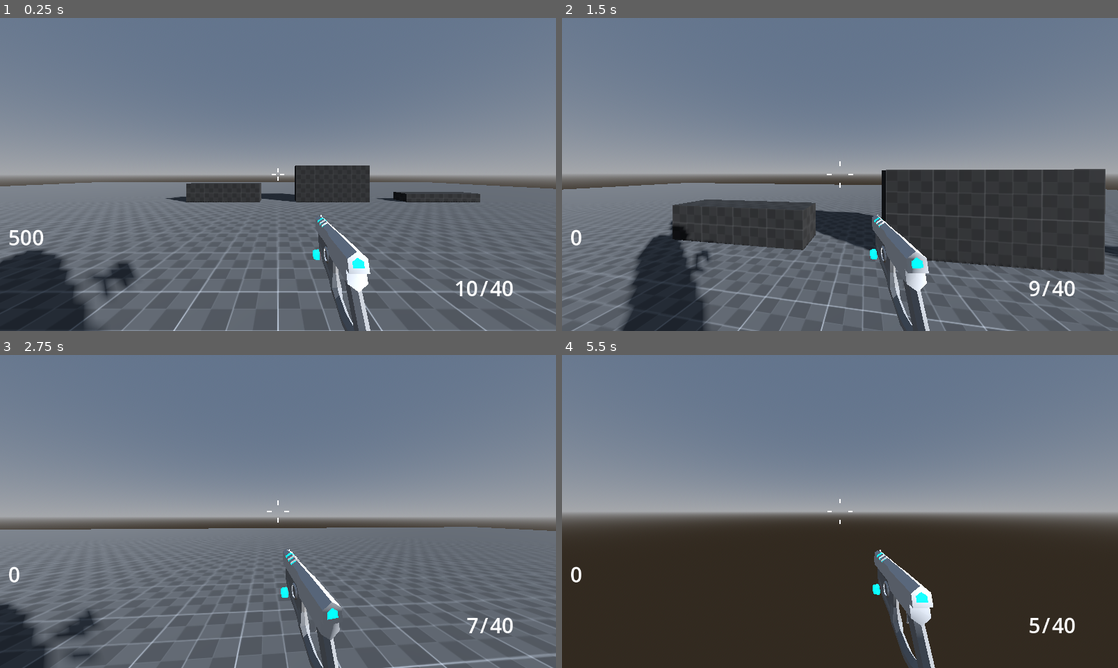
Above: before the commit, frames 1-4 (two rows, left to right).
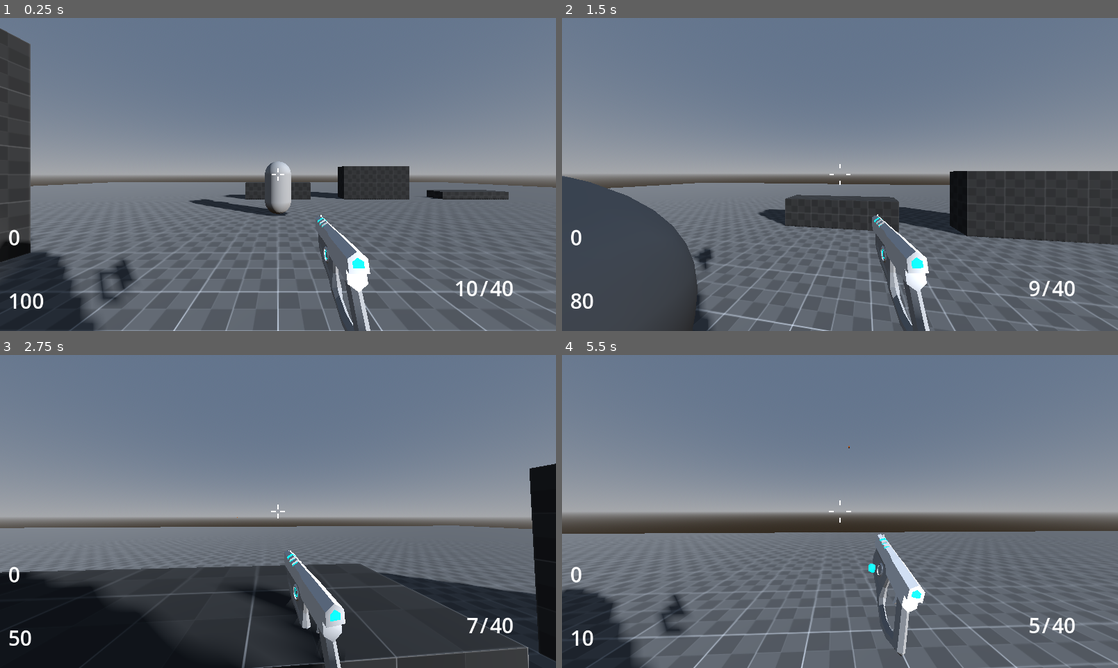
Above: after the commit, the same moments.

Repository: DiscoDragon69/2025s2-fps-Meltedvulture
Game: Godot game, scene res://Levels/dev_level.tscn
The game is run twice, just before and just after one commit, with the same random seed, the same clock (stepped at 60 frames per second) and the same inputs.
Inputs (mouse positions are in pixels of both pictures, inside the frame that each line leads up to):
- Up to frame 1 (0.25 s): no input
- Up to frame 2 (1.5 s): move the mouse to (867, 174) at 0.52 s; press the mouse at (867, 174) at 0.53 s; hold W (forward) from 0.53 s (still down); tap Space (jump) at 0.77 s; move the mouse to (812, 174) at 1.27 s; release the mouse at (812, 174) at 1.28 s; tap Ctrl (crouch) at 1.35 s
- Up to frame 3 (2.75 s): keep holding W (forward); tap Space (jump) at 1.52 s; click (250, 511) at 1.55 s; move the mouse to (289, 505) at 2.02 s; press the mouse at (289, 505) at 2.03 s
- Up to frame 4 (5.5 s): keep holding W (forward); move the mouse to (834, 517) at 2.77 s; release the mouse at (834, 517) at 2.78 s; tap Shift (sprint) at 2.85 s; tap Space (jump) at 3.02, 3.77, 4.52 s; click (834, 517) at 3.05 s; move the mouse to (878, 514) at 3.52 s; hold Mouse wheel down (weaponDown) 3.53-4.28 s; click (878, 514) at 3.8 s; tap R (reload) at 4.15 s; move the mouse to (795, 508) at 4.27 s; tap Mouse wheel up (weaponUp) at 4.35 s; click (795, 508) at 4.55 s; move the mouse to (845, 511) at 5.02 s; press the mouse at (845, 511) at 5.03 s

The runs differ from the first frame. In frame 1, 8.2% of the frame differs, in the area x 0-100%, y 3-100%; in frame 2, 21%; in frame 3, 30%; in frame 4, 40%, in the area x 0-100%, y 29-100%.

Commit message:
Ranged Enemy and vision

Diff:
--- a/Global.gd
+++ b/Global.gd
@@ -2,18 +2,27 @@
 
 
 var player
+var playerPoints = 0:
+	set(value):
+		playerPoints = value
+		updatePoints()
 var playerHealth = 100
-var playerPoints = 0
 var debug
 var weaponManager
 var reserveLabel : Label
 var clipLabel : Label
 var pointsLabel : Label
+var healthLabel: Label
 
 func updateLabels(clipAmmo, reserveAmmo):
 	clipLabel.text = str(clipAmmo)
 	reserveLabel.text = str(reserveAmmo)
+
+func updatePoints():
 	pointsLabel.text = str(playerPoints)
+
+func updateHealth():
+	healthLabel.text = str(playerHealth)
 
 # if status is true, increases the size of the window and scales on-screen elements to window size
 # allows for better viewing on retina (or similar resolution) displays
--- a/Levels/dev_level.tscn
+++ b/Levels/dev_level.tscn
@@ -1,10 +1,11 @@
-[gd_scene load_steps=27 format=3 uid="uid://77ix2dc7fmfd"]
+[gd_scene load_steps=28 format=3 uid="uid://77ix2dc7fmfd"]
 
 [ext_resource type="Material" uid="uid://cipnbx8j3em41" path="res://Materials/Dev material.tres" id="1_7ir5h"]
 [ext_resource type="Material" uid="uid://c8f5oc8m0t56x" path="res://Materials/Dev material 2.tres" id="2_iiybt"]
 [ext_resource type="PackedScene" uid="uid://lwlnbltk2juo" path="res://Scenes/Basic Enemy.tscn" id="4_h7qfr"]
 [ext_resource type="PackedScene" uid="uid://c3ffql15mo0aj" path="res://controllers/fps_controller.tscn" id="5_jy68c"]
 [ext_resource type="PackedScene" uid="uid://b5g43twq7o0jo" path="res://Scenes/Point Pickup.tscn" id="5_lllmm"]
+[ext_resource type="PackedScene" uid="uid://c3suacnati8p5" path="res://Scenes/Shooting Enemy.tscn" id="6_sh7u0"]
 
 [sub_resource type="ProceduralSkyMaterial" id="ProceduralSkyMaterial_ru0gi"]
 
@@ -206,11 +207,10 @@
 [node name="BasicEnemy2" parent="." instance=ExtResource("4_h7qfr")]
 transform = Transform3D(1, 0, 0, 0, 1, 0, 0, 0, 1, -1, 1, 12)
 
-[node name="BasicEnemy3" parent="." instance=ExtResource("4_h7qfr")]
-transform = Transform3D(1, 0, 0, 0, 1, 0, 0, 0, 1, -9, 1, 7)
-
-[node name="BasicEnemy4" parent="." instance=ExtResource("4_h7qfr")]
-transform = Transform3D(1, 0, 0, 0, 1, 0, 0, 0, 1, -7, 1, 11)
-
 [node name="Player" parent="." instance=ExtResource("5_jy68c")]
-transform = Transform3D(1, 0, 0, 0, 1, 0, 0, 0, 1, 3, 0, -1)
+JUMP_VELOCITY = 4.5
+TILT_LOWER_LIMIT = -1.5708
+TILT_UPPER_LIMIT = 1.5708
+
+[node name="Shooting Enemy" parent="." instance=ExtResource("6_sh7u0")]
+transform = Transform3D(1, 0, 0, 0, 1, 0, 0, 0, 1, 0, 1, -6)
--- a/Scenes/Basic Enemy.tscn
+++ b/Scenes/Basic Enemy.tscn
@@ -32,3 +32,9 @@
 
 [node name="Attack Timer" type="Timer" parent="."]
 one_shot = true
+
+[node name="Vision Timer" type="Timer" parent="."]
+wait_time = 0.5
+autostart = true
+
+[connection signal="timeout" from="Vision Timer" to="." method="_on_vision_timer_timeout"]
--- /dev/null
+++ b/Scenes/Enemy Bullet.tscn
@@ -0,0 +1,42 @@
+[gd_scene load_steps=5 format=3 uid="uid://gphlx1n53o2s"]
+
+[ext_resource type="Script" path="res://Scripts/enemy Bullet.gd" id="1_ruqbo"]
+
+[sub_resource type="StandardMaterial3D" id="StandardMaterial3D_ygrlo"]
+albedo_color = Color(0.655013, 0.30719, 0, 1)
+
+[sub_resource type="StandardMaterial3D" id="StandardMaterial3D_sx3c2"]
+albedo_color = Color(0.655013, 0.30719, 0, 1)
+
+[sub_resource type="CapsuleShape3D" id="CapsuleShape3D_2dgri"]
+radius = 0.25
+height = 1.0
+
+[node name="Bullet" type="Area3D"]
+script = ExtResource("1_ruqbo")
+
+[node name="Bullet Mesh" type="CSGCombiner3D" parent="."]
+
+[node name="CSGSphere3D" type="CSGSphere3D" parent="Bullet Mesh"]
+transform = Transform3D(1.91069e-15, -6.55671e-08, 1, -1, -6.55671e-08, 3.9443e-30, 4.37114e-08, -1.5, -4.37114e-08, 0, 0, -0.1)
+radius = 0.25
+radial_segments = 16
+rings = 8
+material = SubResource("StandardMaterial3D_ygrlo")
+
+[node name="CSGCylinder3D" type="CSGCylinder3D" parent="Bullet Mesh"]
+transform = Transform3D(1.91069e-15, -4.37114e-08, 1, -1, -4.37114e-08, 0, 4.37114e-08, -1, -4.37114e-08, 0, 0, 0.1)
+radius = 0.25
+height = 0.5
+sides = 16
+material = SubResource("StandardMaterial3D_sx3c2")
+
+[node name="CollisionShape3D" type="CollisionShape3D" parent="."]
+transform = Transform3D(-4.37114e-08, -4.37114e-08, 1, -1, -8.74228e-08, -4.37114e-08, 8.74228e-08, -1, -4.37114e-08, 0, 0, 0)
+shape = SubResource("CapsuleShape3D_2dgri")
+
+[node name="Timer" type="Timer" parent="."]
+wait_time = 5.0
+one_shot = true
+
+[connection signal="body_entered" from="." to="." method="_on_body_entered"]
--- a/Scenes/Point Pickup.tscn
+++ b/Scenes/Point Pickup.tscn
@@ -1,6 +1,6 @@
 [gd_scene load_steps=5 format=3 uid="uid://b5g43twq7o0jo"]
 
-[ext_resource type="Script" path="res://Scripts/PointPickup.gd" id="1_32chl"]
+[ext_resource type="Script" path="res://Scripts/point Pickup.gd" id="1_32chl"]
 
 [sub_resource type="BoxShape3D" id="BoxShape3D_5hpgd"]
 
--- a/Scenes/Shooting Enemy.tscn
+++ b/Scenes/Shooting Enemy.tscn
@@ -7,9 +7,10 @@
 [sub_resource type="BoxMesh" id="BoxMesh_3o6bs"]
 size = Vector3(0.75, 0.25, 0.25)
 
+[sub_resource type="BoxMesh" id="BoxMesh_d74xd"]
+size = Vector3(0.25, 0.25, 0.5)
+
 [sub_resource type="CapsuleShape3D" id="CapsuleShape3D_bn7as"]
-
-[sub_resource type="SphereShape3D" id="SphereShape3D_bnpxs"]
 
 [node name="Shooting Enemy" type="CharacterBody3D"]
 script = ExtResource("1_etly5")
@@ -21,14 +22,23 @@
 transform = Transform3D(1, 0, 0, 0, 1, 0, 0, 0, 1, 0, 0.4, -0.4)
 mesh = SubResource("BoxMesh_3o6bs")
 
+[node name="MeshInstance3D2" type="MeshInstance3D" parent="Body"]
+transform = Transform3D(1, 0, 0, 0, 1, 0, 0, 0, 1, 0, 0.7, -0.5)
+mesh = SubResource("BoxMesh_d74xd")
+
 [node name="CollisionShape3D" type="CollisionShape3D" parent="."]
 shape = SubResource("CapsuleShape3D_bn7as")
 
 [node name="NavigationAgent3D" type="NavigationAgent3D" parent="."]
 
-[node name="Attack Shape Cast" type="ShapeCast3D" parent="."]
-shape = SubResource("SphereShape3D_bnpxs")
-target_position = Vector3(0, 0, -0.75)
-
 [node name="Attack Timer" type="Timer" parent="."]
 one_shot = true
+
+[node name="BulletSpawn" type="Node3D" parent="."]
+transform = Transform3D(1, 0, 0, 0, 1, 0, 0, 0, 1, 0, 0, -1)
+
+[node name="Vision Timer" type="Timer" parent="."]
+wait_time = 0.5
+autostart = true
+
+[connection signal="timeout" from="Vision Timer" to="." method="_on_vision_timer_timeout"]
--- a/Scripts/basic Enemy.gd
+++ b/Scripts/basic Enemy.gd
@@ -16,7 +16,6 @@
 func _physics_process(delta):
 	var current_location = global_transform.origin
 	var next_location = nav_agent.get_next_path_position()
-	look_at(Global.player.global_transform.origin) # Enemy will turn to face player
 
 	if not is_on_floor():
 		velocity += get_gravity() * delta
@@ -26,7 +25,6 @@
 
 	velocity = new_veloicty
 
-	update_target_location(Global.player.global_transform.origin)
 	move_and_slide()
 
 	if attackCast.is_colliding():
@@ -52,3 +50,15 @@
 			droppedPoint.apply_central_impulse(randomForce)
 			droppedPoint.apply_torque(randomForce)
 		queue_free()
+
+
+func _on_vision_timer_timeout() -> void:
+	var origin = position
+	var endpoint = Global.player.global_position + Vector3(0, 1, 0)
+	var spaceState = get_world_3d().direct_space_state
+	var query = PhysicsRayQueryParameters3D.create(origin, endpoint)
+	var result = spaceState.intersect_ray(query)
+	var hitBody = result.get("collider")
+	if hitBody == Global.player:
+		update_target_location(Global.player.global_transform.origin)
+		look_at(Global.player.global_position + Vector3(0, 1, 0)) # Enemy will turn to face player
--- /dev/null
+++ b/Scripts/enemy Bullet.gd
@@ -0,0 +1,24 @@
+extends Area3D
+
+var speed : float = 24.0
+var damage : int = 10
+
+# Called when the node enters the scene tree for the first time.
+func _ready() -> void:
+	$Timer.start(5)
+	await $Timer.timeout
+	destroy()
+
+
+# Called every frame. 'delta' is the elapsed time since the previous frame.
+func _process(delta: float) -> void:
+	global_transform.origin -= transform.basis.z.normalized() * speed * delta
+
+
+func _on_body_entered(body: Node3D) -> void:
+	if body.has_method("take_damage"):
+		body.take_damage(damage)
+	destroy()
+
+func destroy():
+	queue_free()
--- a/Scripts/shooting Enemy.gd
+++ b/Scripts/shooting Enemy.gd
@@ -1,13 +1,16 @@
 extends CharacterBody3D
 
 @onready var nav_agent = $NavigationAgent3D
-@onready var attackCast = $"Attack Shape Cast"
 @onready var attackTimer = $"Attack Timer"
+@onready var bulletSpawn = $BulletSpawn
 
 var pointDrop = preload("res://Scenes/Point Pickup.tscn")
-var speed = 3.0
-var health = 100
+var bulletScene = preload("res://Scenes/Enemy Bullet.tscn")
+var speed = 2.0
+var health = 150
 var rng = RandomNumberGenerator.new()
+var canShoot = true
+
 
 func update_target_location (target_location):
 	nav_agent.set_target_position(target_location)
@@ -16,7 +19,6 @@
 func _physics_process(delta):
 	var current_location = global_transform.origin
 	var next_location = nav_agent.get_next_path_position()
-	look_at(Global.player.global_transform.origin) # Enemy will turn to face player
 
 	if not is_on_floor():
 		velocity += get_gravity() * delta
@@ -26,20 +28,20 @@
 
 	velocity = new_veloicty
 
-	update_target_location(Global.player.global_transform.origin)
 	move_and_slide()
 
-	if attackCast.is_colliding():
-		for i in attackCast.get_collision_count():
-			if attackCast.get_collider(i).has_method("take_damage"):
-				attackCast.get_collider(i).take_damage(10)
-				attackCast.enabled = false
-				attackCooldown()
+	if canShoot == true:
+		var bullet = bulletScene.instantiate()
+		get_parent().add_child(bullet)
+		bullet.global_transform = bulletSpawn.global_transform
+		bullet.scale = Vector3(0.25, 0.25, 0.25)
+		canShoot = false
+		attackCooldown()
 
 func attackCooldown():
 	attackTimer.start(1)
 	await attackTimer.timeout
-	attackCast.enabled = true
+	canShoot = true
 
 func take_damage(damage):
 	health -= damage
@@ -52,3 +54,17 @@
 			droppedPoint.apply_central_impulse(randomForce)
 			droppedPoint.apply_torque(randomForce)
 		queue_free()
+
+
+func _on_vision_timer_timeout() -> void:
+	var origin = position
+	var endpoint = Global.player.global_position + Vector3(0, 1, 0)
+	var spaceState = get_world_3d().direct_space_state
+	var query = PhysicsRayQueryParameters3D.create(origin, endpoint)
+	var result = spaceState.intersect_ray(query)
+	var hitBody = result.get("collider")
+	canShoot = false
+	if hitBody == Global.player:
+		canShoot = true
+		update_target_location(Global.player.global_transform.origin)
+		look_at(Global.player.global_position + Vector3(0, 1, 0)) # Enemy will turn to face player
--- a/Weapons/WeaponManager.gd
+++ b/Weapons/WeaponManager.gd
@@ -78,6 +78,7 @@
 	Global.reserveLabel = %Reserve
 	Global.clipLabel = %Clip
 	Global.pointsLabel = %Points
+	Global.healthLabel = %Health
 	Global.weaponManager = self
 	#weaponInventory.resize(1)
 	addWeapon("res://Weapons/Blaster.tres")
--- a/controllers/fps_controller.tscn
+++ b/controllers/fps_controller.tscn
@@ -83,12 +83,75 @@
 "times": PackedFloat32Array(0),
 "transitions": PackedFloat32Array(1),
 "update": 0,
-"values": [Vector3(6.5, 1, 1)]
+"values": [Vector3(1, 1, 1)]
 }
 
 [sub_resource type="AnimationLibrary" id="AnimationLibrary_uke7a"]
 _data = {
 "RESET": SubResource("Animation_0cng4")
+}
+
+[sub_resource type="Animation" id="Animation_etcaa"]
+length = 2.0
+tracks/0/type = "value"
+tracks/0/imported = false
+tracks/0/enabled = true
+tracks/0/path = NodePath("Weapon:position")
+tracks/0/interp = 2
+tracks/0/loop_wrap = true
+tracks/0/keys = {
+"times": PackedFloat32Array(0, 0.233333, 0.5, 1, 2),
+"transitions": PackedFloat32Array(1, 1, 1, 1, 1),
+"update": 0,
+"values": [Vector3(0.25, -0.4, -0.5), Vector3(0.25, -0.4, -0.7), Vector3(0.25, -0.425, -0.7), Vector3(0.25, -0.425, -0.675), Vector3(0.25, -0.4, -0.5)]
+}
+tracks/1/type = "value"
+tracks/1/imported = false
+tracks/1/enabled = true
+tracks/1/path = NodePath("Weapon:rotation")
+tracks/1/interp = 2
+tracks/1/loop_wrap = true
+tracks/1/keys = {
+"times": PackedFloat32Array(0, 0.233333, 0.5, 1, 2),
+"transitions": PackedFloat32Array(1, 1, 1, 1, 1),
+"update": 0,
+"values": [Vector3(-1.5708, 0, 0), Vector3(-1.0472, 1.5708, -1.309), Vector3(-1.0472, 1.5708, -1.309), Vector3(-0.97982, 1.26501, -1.04877), Vector3(-1.5708, 0, 0)]
+}
+tracks/2/type = "value"
+tracks/2/imported = false
+tracks/2/enabled = true
+tracks/2/path = NodePath("Weapon/WeaponMagazine:position")
+tracks/2/interp = 1
+tracks/2/loop_wrap = true
+tracks/2/keys = {
+"times": PackedFloat32Array(0.3),
+"transitions": PackedFloat32Array(1),
+"update": 0,
+"values": [Vector3(0, 0, 0)]
+}
+tracks/3/type = "value"
+tracks/3/imported = false
+tracks/3/enabled = true
+tracks/3/path = NodePath("Weapon/WeaponMagazine:rotation")
+tracks/3/interp = 1
+tracks/3/loop_wrap = true
+tracks/3/keys = {
+"times": PackedFloat32Array(0.3),
+"transitions": PackedFloat32Array(1),
+"update": 0,
+"values": [Vector3(0, 0, 0)]
+}
+tracks/4/type = "value"
+tracks/4/imported = false
+tracks/4/enabled = true
+tracks/4/path = NodePath("Weapon/WeaponMagazine:scale")
+tracks/4/interp = 1
+tracks/4/loop_wrap = true
+tracks/4/keys = {
+"times": PackedFloat32Array(0.3, 0.5, 1.3, 1.5),
+"transitions": PackedFloat32Array(1, 1, 1, 1),
+"update": 0,
+"values": [Vector3(1, 1, 1), Vector3(6.5, 1, 1), Vector3(6.5, 1, 1), Vector3(1, 1, 1)]
 }
 
 [sub_resource type="Animation" id="Animation_qii7x"]
@@ -118,8 +181,9 @@
 "values": [Vector3(-1.5708, 0, 0), Vector3(-1.39626, 0, 0), Vector3(-1.5708, 0, 0)]
 }
 
-[sub_resource type="Animation" id="Animation_etcaa"]
-length = 3.0
+[sub_resource type="Animation" id="Animation_juqnj"]
+resource_name = "fullReload"
+length = 2.0
 tracks/0/type = "value"
 tracks/0/imported = false
 tracks/0/enabled = true
@@ -184,6 +248,7 @@
 [sub_resource type="AnimationLibrary" id="AnimationLibrary_itu82"]
 _data = {
 "emptyReload": SubResource("Animation_etcaa"),
+"fullReload": SubResource("Animation_juqnj"),
 "shoot": SubResource("Animation_qii7x")
 }
 
@@ -615,11 +680,11 @@
 [node name="WeaponRig" type="Node3D" parent="CameraController/Camera3D"]
 
 [node name="Weapon" parent="CameraController/Camera3D/WeaponRig" node_paths=PackedStringArray("weaponAnimationPlayer") instance=ExtResource("3_eikvl")]
-transform = Transform3D(8, 0, 0, 0, -3.49691e-07, 8, 0, -8, -3.49691e-07, 0.25, -0.4, -0.5)
+transform = Transform3D(8, 0, 0, 0, -2.89599e-05, 8, 0, -8, -2.89599e-05, 0.25, -0.4, -0.5)
 weaponAnimationPlayer = NodePath("../weaponAnimations")
 
-[node name="WeaponMagazine" parent="CameraController/Camera3D/WeaponRig/Weapon" index="1"]
-transform = Transform3D(6.5, 0, 0, 0, 1, 0, 0, 0, 1, 0, 0, 0)
+[node name="WeaponShadow" parent="CameraController/Camera3D/WeaponRig/Weapon" index="3"]
+visible = true
 
 [node name="weaponAnimations" type="AnimationPlayer" parent="CameraController/Camera3D/WeaponRig"]
 libraries = {
@@ -758,7 +823,24 @@
 [node name="Points" type="Label" parent="UserInterface/Points"]
 unique_name_in_owner = true
 layout_mode = 2
-text = "500"
+text = "0"
+label_settings = ExtResource("8_fyafc")
+
+[node name="Health" type="HBoxContainer" parent="UserInterface"]
+layout_mode = 1
+anchors_preset = 2
+anchor_top = 1.0
+anchor_bottom = 1.0
+offset_left = 19.0
+offset_top = -113.0
+offset_right = 170.0
+offset_bottom = -25.0
+grow_vertical = 0
+
+[node name="Health" type="Label" parent="UserInterface/Health"]
+unique_name_in_owner = true
+layout_mode = 2
+text = "100"
 label_settings = ExtResource("8_fyafc")
 
 [node name="InteractionHbox" type="HBoxContainer" parent="UserInterface"]
--- a/controllers/scripts/State Machine/spriting_player_state.gd
+++ b/controllers/scripts/State Machine/spriting_player_state.gd
@@ -38,6 +38,8 @@
 	if PLAYER.velocity.y < -2.0 and !PLAYER.is_on_floor():
 		transition.emit("FallingPlayerState")
 
+	if Input.is_action_just_pressed("shoot"):
+		weapon.shoot()
 func setAnimationSpeed(spd):
 	var alpha = remap(spd, 0.0, speed, 0.0, 1.0)
 	animation.speed_scale = lerp(0.0, topAnimSpeed, alpha)
--- a/controllers/scripts/fps_controller.gd
+++ b/controllers/scripts/fps_controller.gd
@@ -19,9 +19,6 @@
 var isCrouching : bool = false
 
 var currentRotation : float
-
-var red = Color(0.75,0.0,0.0,1.0)
-var white = Color(1.0,1.0,1.0,1.0)
 
 # Get the gravity from the project settings to be synced with RigidBody nodes.
 #var gravity = ProjectSettings.get_setting("physics/3d/default_gravity")
@@ -98,12 +95,9 @@
 		move_and_slide()
 		Global.debug.addProperty("Player Y Velocity", velocity.y, 1)
 
-func flashLabel():
-	var tween = create_tween()
-	tween.set_loops(3)
-	tween.tween_property(%RoundLabel.label_settings, "font_color", white, 1.0)
-	tween.tween_property(%RoundLabel.label_settings, "font_color", red, 1.0)
-
+func take_damage(damage):
+	Global.playerHealth -= damage
+	Global.updateHealth()
 
 
 
Renamed: Scripts/PointPickup.gd -> Scripts/point Pickup.gd
Not shown: 1 places in controllers/fps_controller.tscn that only renumber resources
